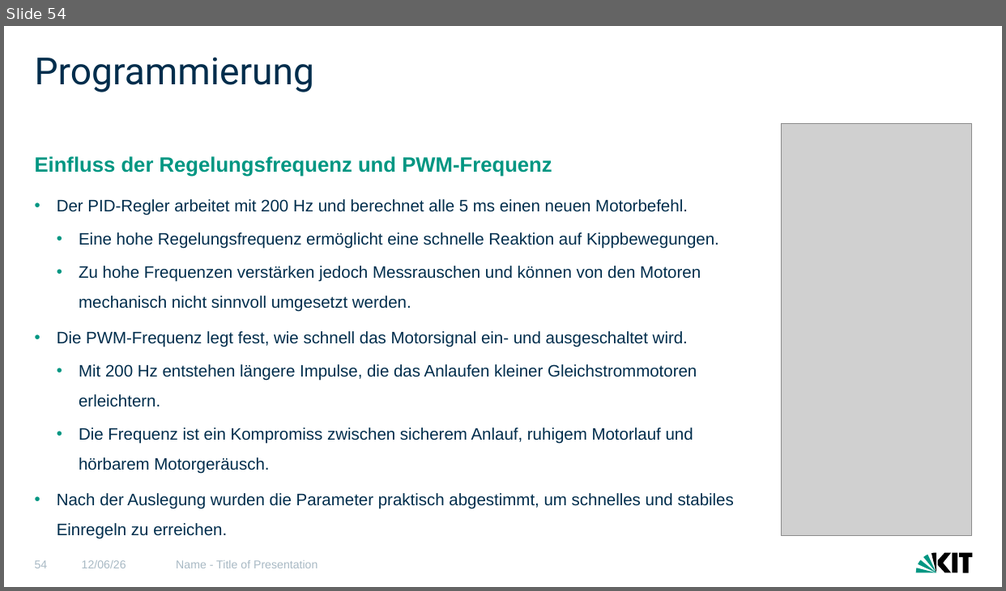
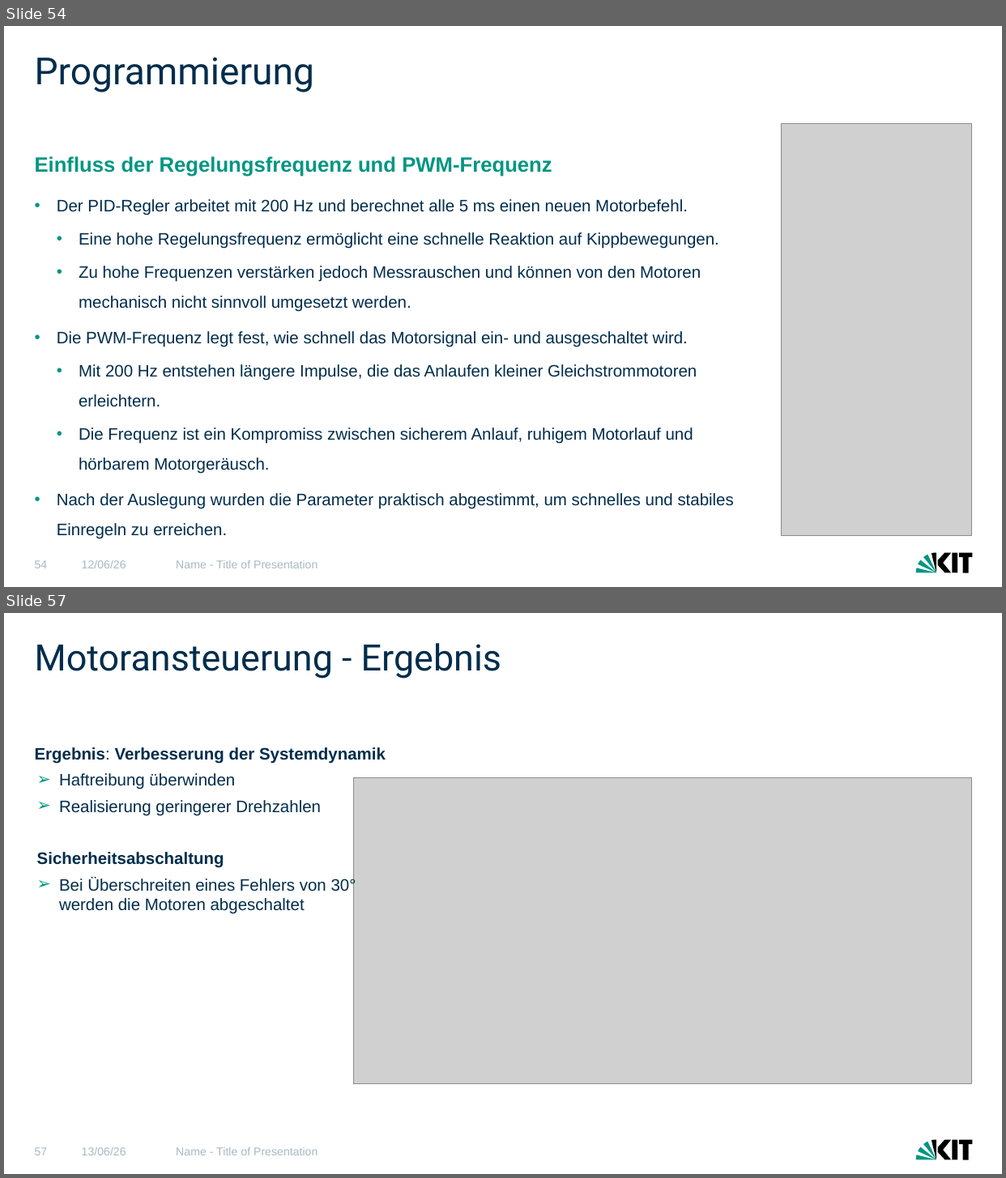
Before and after one commit to MCITBA/Lok_Prak_Rob, a slide deck: Finale_Präsentation_erw.pptx. Shown one above the other, each under a label of ours: slide 54 before the commit, slides 54 and 57 after it; the slides between them are not shown. The pictures are 1006x591 and 1006x1178 pixels, drawn with LibreOffice and Linux fonts; fonts in the diff are those of the drawing; grey boxes stand for pictures. Boxes give left, top, right and bottom in pixels: in the first picture for what was removed or moved away, otherwise in the second. Text is boxed around its words. In the diff, an @@ line names an element or a change of style, - is before the commit and + after.

```diff
--- a/Finale_Präsentation_erw.pptx
+++ b/Finale_Präsentation_erw.pptx
@@ slide 57 added at box(4, 613, 1002, 1174), background #FFFFFF; not listed: 2 template elements that a slide beside it also shows @@
@@ title added at box(35, 643, 501, 679), 35 pt, text #002D4C @@
+Motoransteuerung - Ergebnis
@@ text added at box(35, 747, 386, 914), 16 pt, text #002D4C @@
+Ergebnis: Verbesserung der Systemdynamik
+➢ Haftreibung überwinden
+➢ Realisierung geringerer Drehzahlen
+Sicherheitsabschaltung
+➢ Bei Überschreiten eines Fehlers von 30° werden die Motoren abgeschaltet
@@ picture added at box(354, 777, 971, 1084) @@
@@ page number added at box(35, 1148, 48, 1156), 11 pt, text #A8B9C4 @@
+57
@@ text added at box(82, 1148, 126, 1156), 11 pt, text #A8B9C4 @@
+13/06/26
@@ text added at box(176, 1148, 317, 1156), 11 pt, text #A8B9C4 @@
+Name - Title of Presentation
```
Also in this commit, not shown: 3 slides changed, 3 other slides added, 5 other files.
